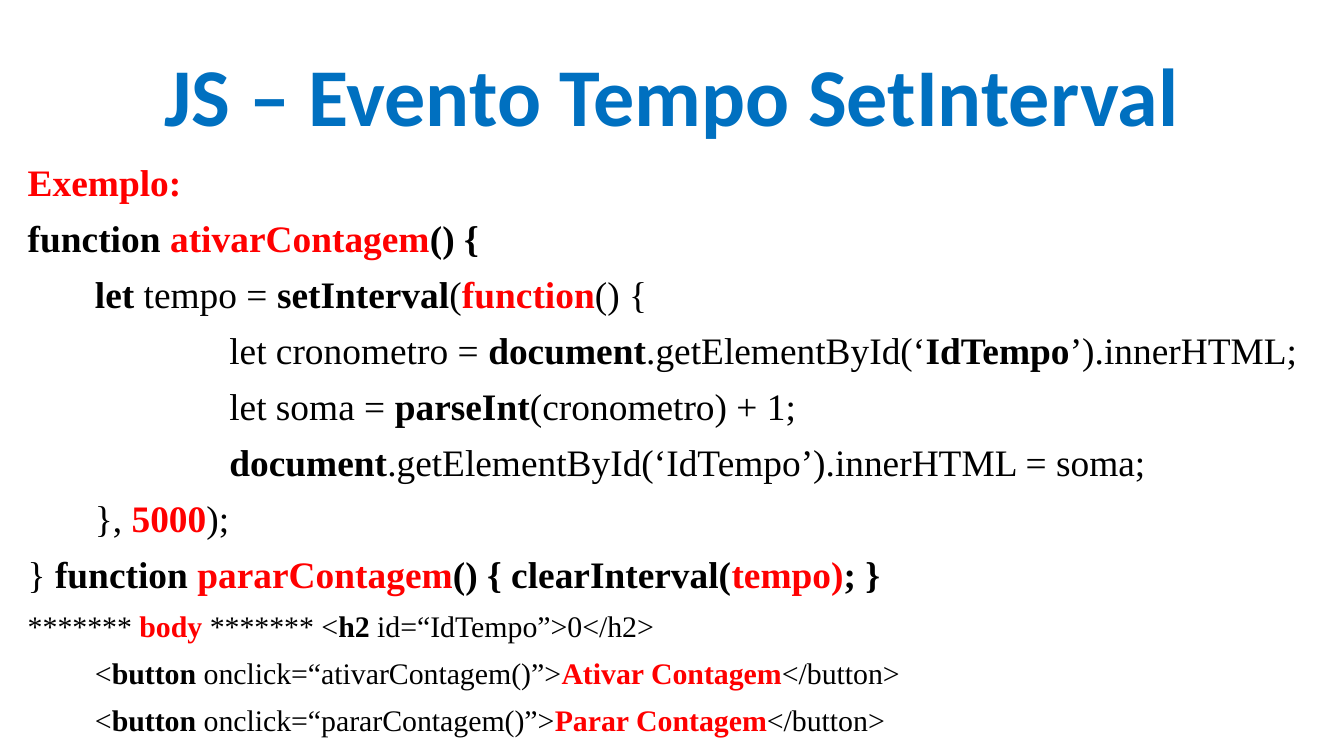
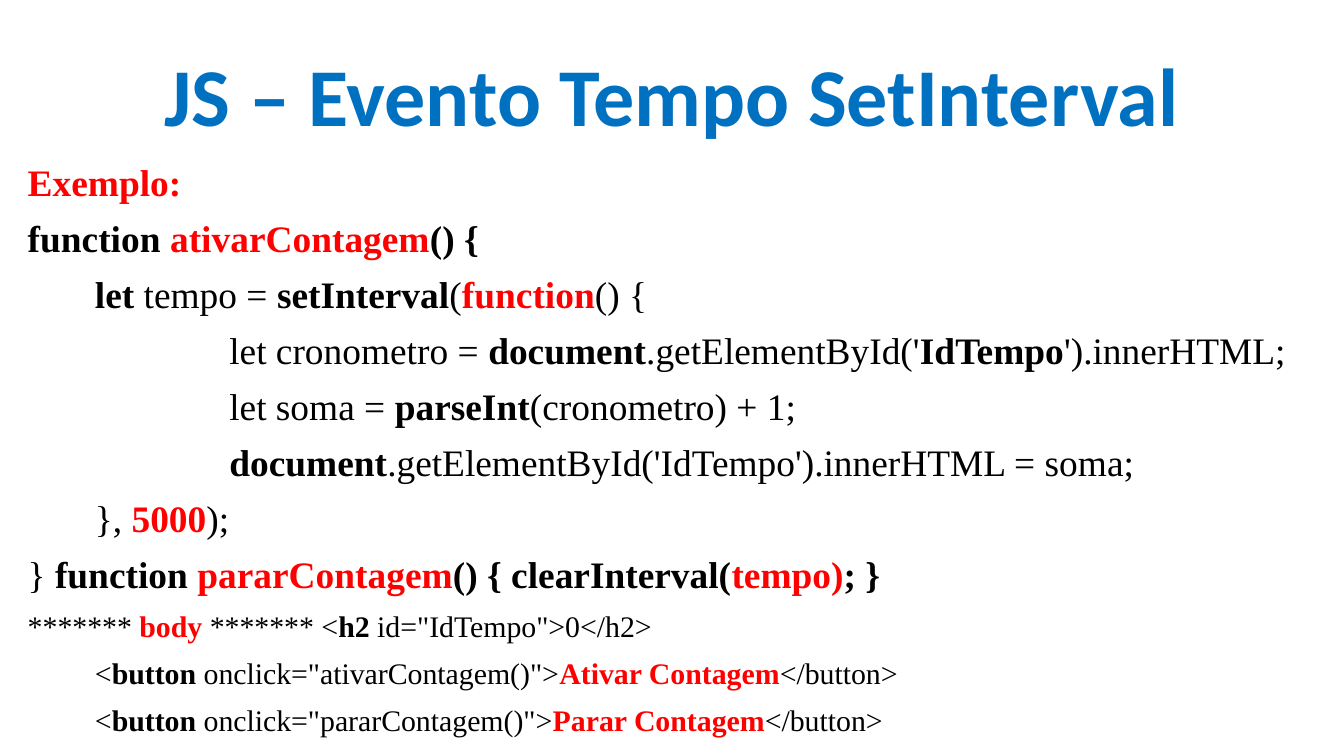
Before and after one commit to CloudEducationBrazil/WydenDesenvolvimentoWebPHP, a slide deck: slide 24 of 01 Classes/Aula 10 Desenvolvimento Web PHP - JS.pptx (slide 23 before the commit). Drawn at 1344x756 pixels with LibreOffice and Linux fonts; fonts in the diff are those of the drawing; background and template pictures are left out. Boxes give left, top, right and bottom in pixels: in the first picture for what was removed or moved away, otherwise in the second. Text is boxed around its words. In the diff, an @@ line names an element or a change of style, - is before the commit and + after.

```diff
--- a/01 Classes/Aula 10 Desenvolvimento Web PHP - JS.pptx
+++ b/01 Classes/Aula 10 Desenvolvimento Web PHP - JS.pptx
@@ text at (229, 338, 1285, 371): text changed @@
-let cronometro = document.getElementById(‘IdTempo’).innerHTML;
+let cronometro = document.getElementById('IdTempo').innerHTML;
@@ text at (229, 450, 1134, 483): text changed @@
-document.getElementById(‘IdTempo’).innerHTML = soma;
+document.getElementById('IdTempo').innerHTML = soma;
@@ text at (95, 616, 898, 737): text changed @@
-******* body ******* <h2 id=“IdTempo”>0</h2>
-<button onclick=“ativarContagem()”>Ativar Contagem</button>
-<button onclick=“pararContagem()”>Parar Contagem</button>
+******* body ******* <h2 id="IdTempo">0</h2>
+<button onclick="ativarContagem()">Ativar Contagem</button>
+<button onclick="pararContagem()">Parar Contagem</button>
```
Also in this commit, not shown: 19 other slides changed, 1 slide added, 4 other files.
